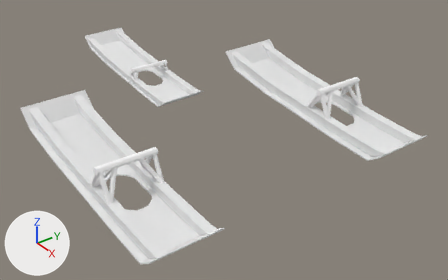
An edit to the Blender file Models/c172p-skis.blend, drawn before and after from the same camera.
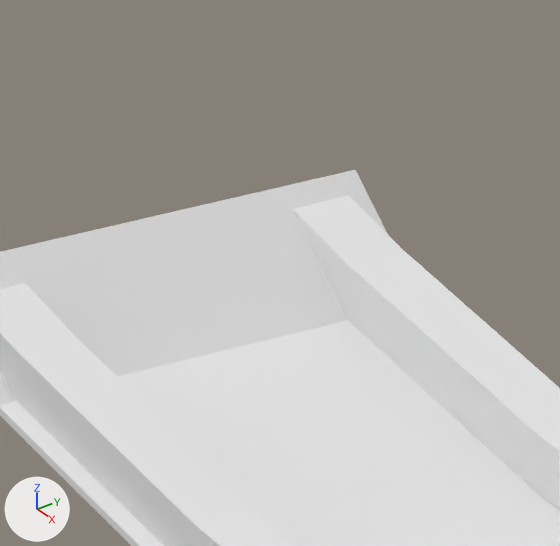
The first picture shows the older version from a 50 mm lens placed at (4.36, -3.06, 1.46), pointed at (0.09, 0.11, -1.6). The close-ups show both versions on the part from 20% to 31% of the width and 4% to 21% of the height of that picture; other places that the commit changed are outside them. Every picture has the same lights, and +X, +Y and +Z are marked at lower left.

The scene before the commit, as lines of its bpy script (objects in view):
```python
me_cube_007 = bpy.data.meshes.new('Cube.007')
me_cube_007.from_pydata(...)  # 52 vertices, 41 faces; spans x -4.05..3.07, y -1.0..1.0, z -0.04..0.53
me_cube_007.materials.append(mat_material_004)  # its picture is missing
me_cube_008 = bpy.data.meshes.new('Cube.008')
me_cube_008.from_pydata(...)  # 32 vertices, 30 faces; spans x -26.4..25.0, y -1.0..1.0, z -1.8..1.9
me_cube_008.materials.append(mat_material_003)  # its picture is missing
me_cube_009 = bpy.data.meshes.new('Cube.009')
me_cube_009.from_pydata(...)  # 32 vertices, 30 faces; spans x -25.8..25.6, y -1.0..1.0, z -1.8..1.8
me_cube_009.materials.append(mat_material_003)  # its picture is missing
ob_noseski = bpy.data.objects.new('NoseSki', me_cube_007)
ob_noseski.location = (-1.2042, -0.0022, -1.3447)
ob_noseski.rotation_euler = (0.00168, 0.0953, 0.00011)  # degrees (0.1, 5.5, 0)
ob_noseski.scale = (0.244, 0.244, 0.244)
ob_noseskibracel = bpy.data.objects.new('NoseSkiBraceL', me_cube_009)
ob_noseskibracel.location = (-1.3008, -0.1911, -1.2814)
ob_noseskibracel.rotation_euler = (0.00464, 0.0829, 0.000753)  # degrees (0.3, 4.7, 0)
ob_noseskibracel.scale = (0.0331, 0.0331, 0.0331)
ob_noseskibracer = bpy.data.objects.new('NoseSkiBraceR', me_cube_008)
ob_noseskibracer.location = (-1.2856, 0.1888, -1.2754)
ob_noseskibracer.rotation_euler = (0.00464, 0.0829, 0.000753)  # degrees (0.3, 4.7, 0)
ob_noseskibracer.scale = (0.0334, 0.0334, 0.0334)
```
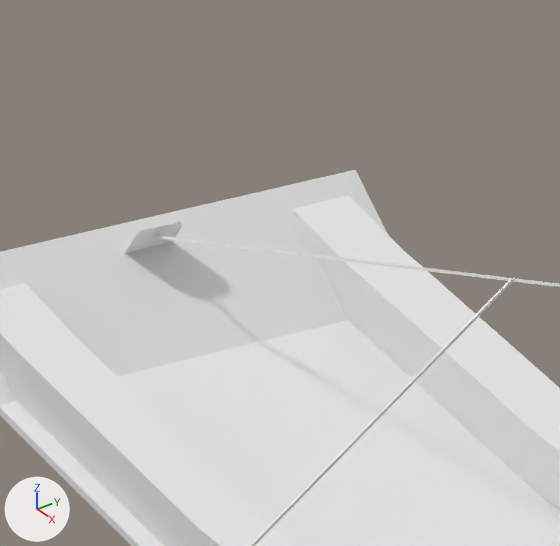
What changed in the scene script:
```text
Add mat_whitepaint_003:
    mat_whitepaint_003 = diffuse_material('WhitePaint.003')
    mat_whitepaint_003.base_color = (0.9, 0.9, 0.9)  # white #f3f3f3
Add mat_material:
    mat_material = diffuse_material('Material')
    mat_material.base_color = (0.8, 0.8, 0.8)  # white #e7e7e7
Add me_ruddwires_001:
    me_ruddwires_001.from_pydata([(3.208, -1.093, -1.321), (3.205, -1.094, -1.321), (3.208, -1.096, -1.32), (3.126, -0.429, -0.8), (3.127, -0.428, -0.802), (3.124, -0.428, -0.801), (3.124, -0.429, -0.803)], [], [(6, 4, 0, 1), (3, 6, 1, 2), (3, 5, 6), (5, 4, 6), (2, 0, 4, 3)])
    me_ruddwires_001.polygons.foreach_set('use_smooth', [True] * 5)
    me_ruddwires_001.materials.append(mat_whitepaint_003)  # its picture is missing
Add me_ruddwires_003:
    me_ruddwires_003.from_pydata([(3.208, -1.093, -1.321), (3.205, -1.094, -1.321), (3.208, -1.096, -1.32), (3.126, -0.429, -0.8), (3.127, -0.428, -0.802), (3.124, -0.428, -0.801), (3.124, -0.429, -0.803), (3.028, 0.258, -0.282), (3.029, 0.26, -0.284), (3.026, 0.26, -0.283)], [], [(6, 4, 0, 1), (3, 6, 1, 2), (3, 5, 6), (5, 4, 6), (2, 0, 4, 3), (3, 4, 8, 7), (4, 5, 9, 8), (5, 3, 7, 9)])
    me_ruddwires_003.polygons.foreach_set('use_smooth', [True] * 8)
    me_ruddwires_003.materials.append(mat_whitepaint_003)  # its picture is missing
Add me_plane_003:
    me_plane_003.from_pydata([(-0.49, -0.59, -0.19), (1.0, -0.72, 0.0), (-0.49, 0.7, -0.2), (1.0, 0.85, 0.0), (-0.61, 0.07, -0.15), (-0.61, -0.33, -0.14), (-0.61, 0.46, -0.15), (0.19, -0.72, -0.07), (0.6, -0.72, -0.03), (-0.21, -0.72, -0.11), (0.19, 0.85, -0.08), (-0.21, 0.85, -0.11), (0.6, 0.85, -0.04)], [], [(0, 9, 7, 8, 1, 3, 12, 10, 11, 2, 6, 4, 5)])
    me_plane_003.materials.append(mat_material)  # its picture is missing
Add ob_skiwirel:
    ob_skiwirel = bpy.data.objects.new('SkiWireL', me_ruddwires_001)
    ob_skiwirel.location = (-2.1892, -0.5688, 2.1888)
    ob_skiwirel.rotation_euler = (0.389, 0.724, 0.0904)  # degrees (22, 41, 5.2)
    ob_skiwirel.show_transparent = True
Add ob_skiwiren:
    ob_skiwiren = bpy.data.objects.new('SkiWireN', me_ruddwires_003)
    ob_skiwiren.location = (-0.7027, -2.0097, 1.5524)
    ob_skiwiren.rotation_euler = (2.215, 0.964, 1.424)  # degrees (127, 55, 82)
    ob_skiwiren.show_transparent = True
Add ob_nosecableconnect:
    ob_nosecableconnect = bpy.data.objects.new('NoseCableConnect', me_plane_003)
    ob_nosecableconnect.location = (-2.1273, -0.0176, -1.1279)
    ob_nosecableconnect.rotation_euler = (0.00025, 2.487, 0.00685)  # degrees (0, 142, 0.4)
    ob_nosecableconnect.scale = (0.0352, 0.0352, 0.0352)
```

What differs and where, as boxes [x1, y1, x2, y2] in the close-ups (560 x 546 px):
'SkiWireL', added: after [249, 277, 514, 546]
'SkiWireN', added: after [154, 235, 560, 287]
'NoseCableConnect', added: after [125, 221, 182, 253]
